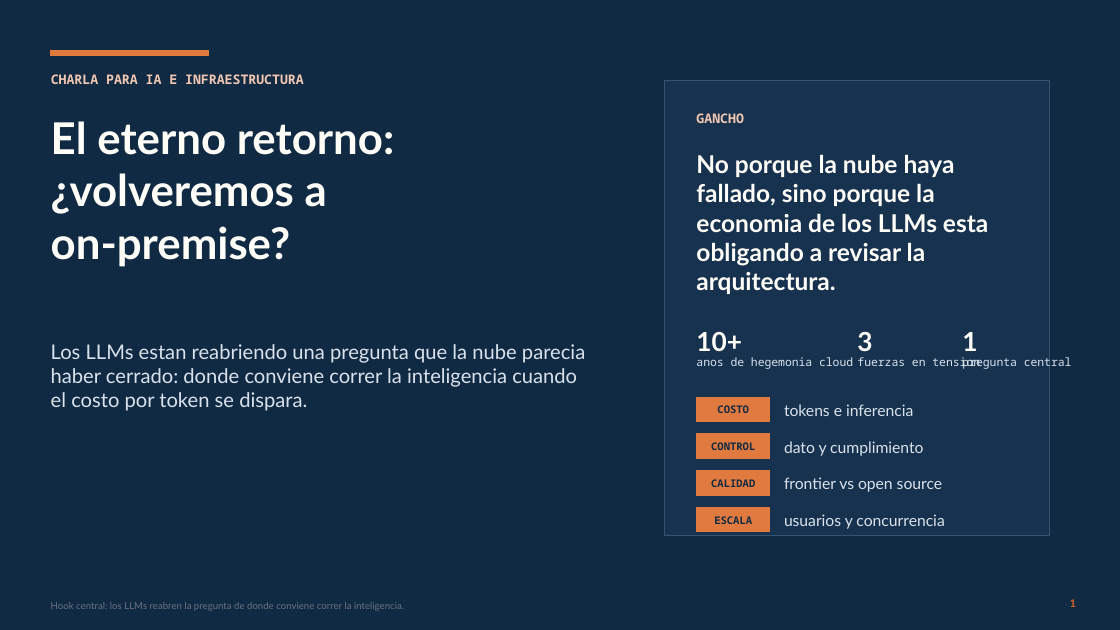
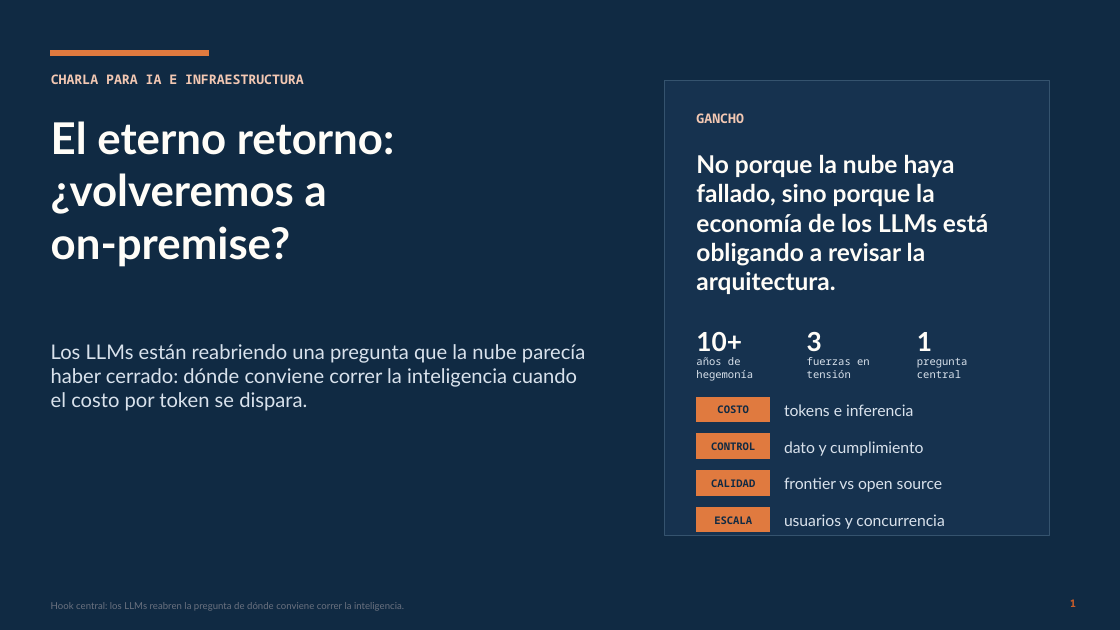
Before and after one commit to Maku-alt/charlas, a slide deck: slide 1 of El Eterno Retorno/El-Eterno-Retorno.pptx. Drawn at 1120x630 pixels with LibreOffice and Linux fonts; fonts in the diff are those of the drawing. Boxes give left, top, right and bottom in pixels: in the first picture for what was removed or moved away, otherwise in the second. Text is boxed around its words. In the diff, an @@ line names an element or a change of style, - is before the commit and + after.

```diff
--- a/El Eterno Retorno/El-Eterno-Retorno.pptx
+++ b/El Eterno Retorno/El-Eterno-Retorno.pptx
@@ text at bbox=[696, 154, 988, 294]: text changed @@
-No porque la nube haya fallado, sino porque la economia de los LLMs esta obligando a revisar la arquitectura.
+No porque la nube haya fallado, sino porque la economía de los LLMs está obligando a revisar la arquitectura.
@@ text "3": place and size @@
-text "3" at bbox=[857, 332, 872, 352]
+text "3" at bbox=[807, 332, 822, 352]
@@ text "1": place and size @@
-text "1" at bbox=[962, 332, 977, 351]
+text "1" at bbox=[917, 332, 932, 351]
@@ text at bbox=[51, 344, 585, 411]: text changed @@
-Los LLMs estan reabriendo una pregunta que la nube parecia haber cerrado: donde conviene correr la inteligencia cuando el costo por token se dispara.
+Los LLMs están reabriendo una pregunta que la nube parecía haber cerrado: dónde conviene correr la inteligencia cuando el costo por token se dispara.
@@ text at bbox=[696, 357, 753, 381]: text changed; size 9.8 to 9 pt @@
-anos de hegemonia cloud
+años de hegemonía
@@ text at bbox=[807, 357, 870, 378]: text changed; size 9.8 to 9 pt @@
-fuerzas en tension
+fuerzas en tensión
@@ text "pregunta central": place and size @@
-text "pregunta central" at bbox=[962, 357, 1072, 369]
+text "pregunta central" at bbox=[917, 358, 967, 378]
@@ text "pregunta central" at bbox=[917, 358, 967, 378]: size 9.8 to 9 pt @@
```
Also in this commit, not shown: 8 other slides changed, 1 slide added, 16 other files.
